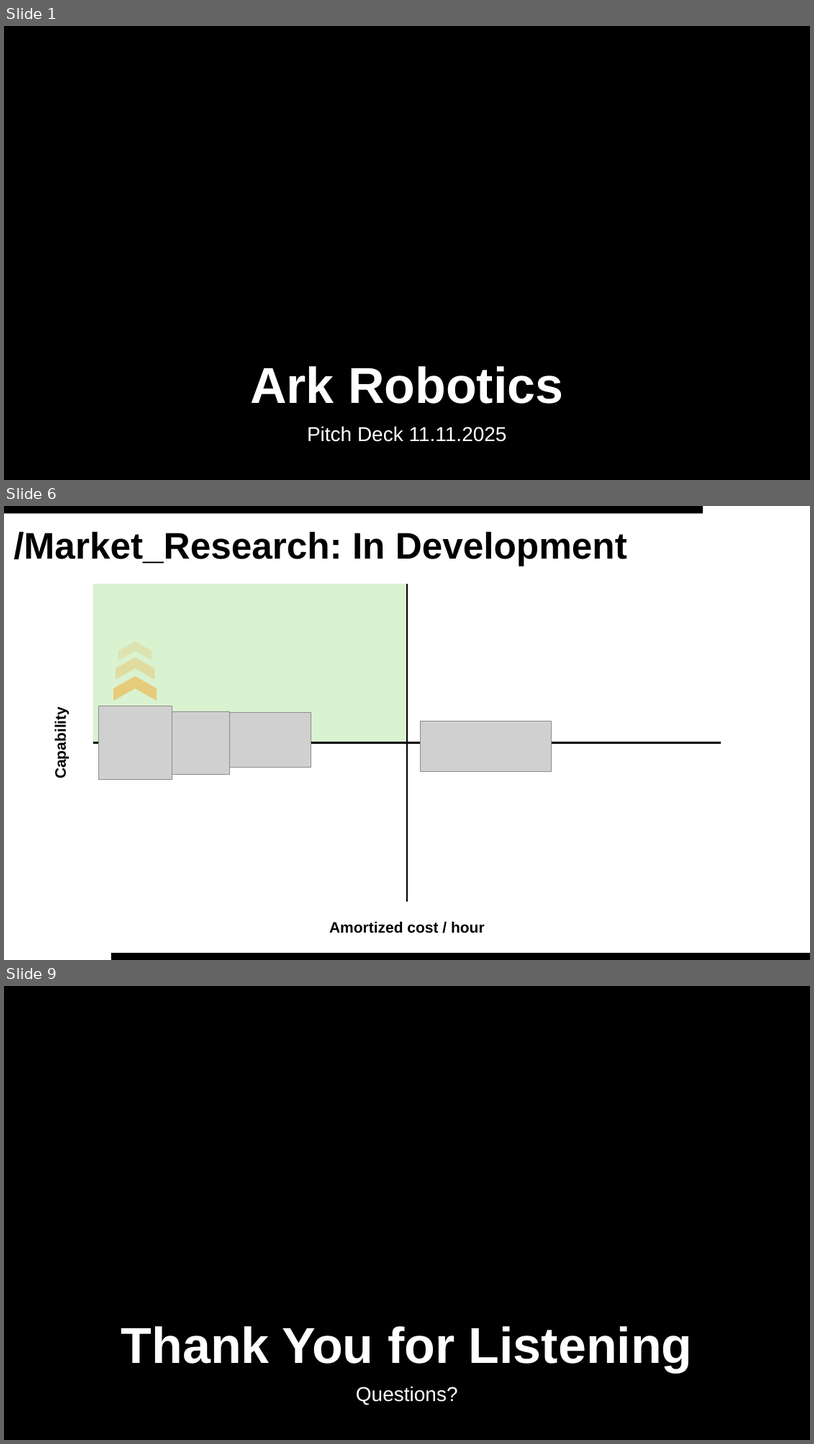
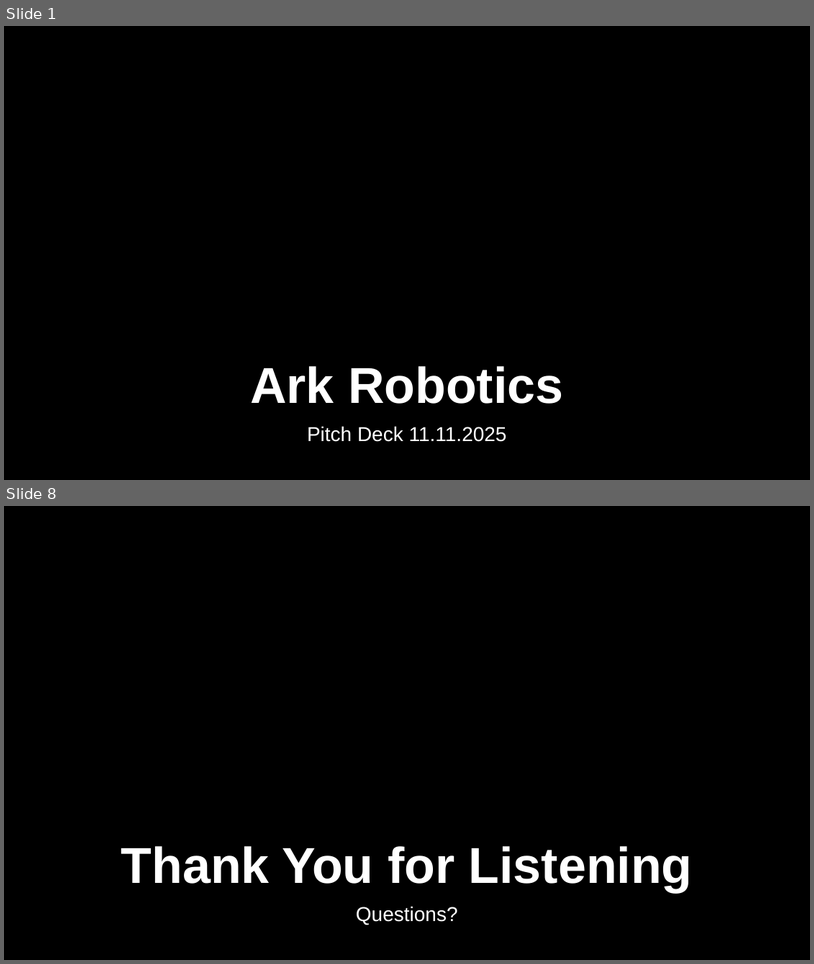
Before and after one commit to gautelg/EK505_Final_Project, a slide deck: Report_Presentation/Presentation.pptx. Shown one above the other, each under a label of ours: slides 1, 6 and 9 before the commit, slides 1 and 8 after it; the slides between them are not shown. The pictures are 814x1444 and 814x964 pixels, drawn with LibreOffice and Linux fonts; fonts in the diff are those of the drawing; grey boxes stand for pictures; background and template pictures are left out. Boxes give left, top, right and bottom in pixels: in the first picture for what was removed or moved away, otherwise in the second. Text is boxed around its words. In the diff, an @@ line names an element or a change of style, - is before the commit and + after.

```diff
--- a/Report_Presentation/Presentation.pptx
+++ b/Report_Presentation/Presentation.pptx
@@ slide 6 removed at [4, 506, 810, 960], background #FFFFFF @@
@@ rectangle removed at [4, 506, 703, 514] @@
@@ title removed at [14, 531, 628, 566] @@
-/Market_Research: In Development
@@ rectangle removed at [93, 584, 407, 743] @@
@@ line removed from (407, 584) to (407, 901) @@
@@ group removed at [98, 641, 172, 780]: 3 chevrons, 1 picture @@
@@ text removed at [52, 714, 69, 777] @@
-Capability
@@ picture removed at [167, 711, 229, 774] @@
@@ picture removed at [226, 713, 311, 767] @@
@@ picture removed at [421, 721, 552, 772] @@
@@ line removed from (93, 743) to (721, 743) @@
@@ text removed at [329, 921, 485, 933] @@
-Amortized cost / hour
@@ rectangle removed at [111, 952, 810, 960] @@
@@ what was slide 9 is now slide 8 @@
```
Also in this commit, not shown: 6 slides changed, 1 other file.
